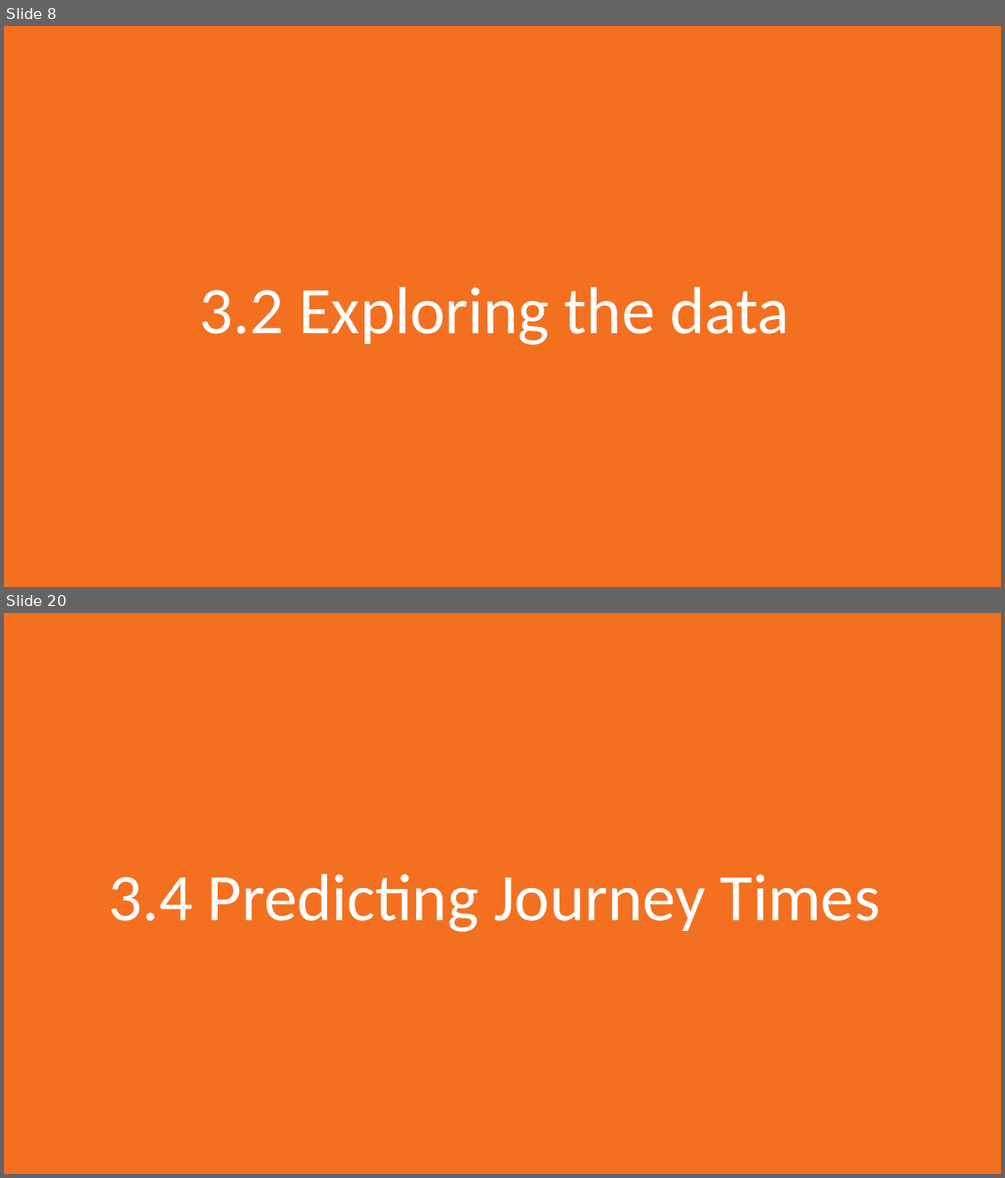
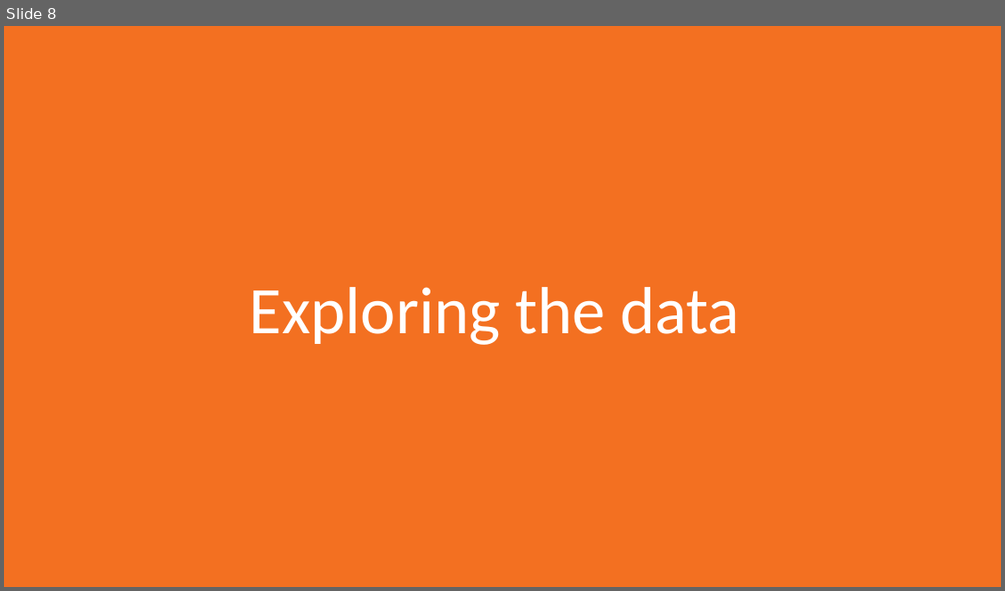
Before and after one commit to markstrefford/1.-Learning-Python-AI-by-Example, a slide deck: 3. Predicting Taxi Ride Duration/Slides/3.1.pptx. Shown one above the other, each under a label of ours: slides 8 and 20 before the commit, slide 8 after it; the slides between them are not shown. The pictures are 1005x1178 and 1005x591 pixels, drawn with LibreOffice and Linux fonts; fonts in the diff are those of the drawing. Boxes give left, top, right and bottom in pixels: in the first picture for what was removed or moved away, otherwise in the second. Text is boxed around its words. In the diff, an @@ line names an element or a change of style, - is before the commit and + after.

```diff
--- a/3. Predicting Taxi Ride Duration/Slides/3.1.pptx
+++ b/3. Predicting Taxi Ride Duration/Slides/3.1.pptx
@@ slide 20 removed at (x1=4, y1=613, x2=1001, y2=1174), background #F37021 @@
@@ title removed at (x1=109, y1=874, x2=880, y2=932) @@
-3.4 Predicting Journey Times
@@ slide 8 changed as well @@
@@ title at (x1=250, y1=287, x2=740, y2=345): text changed @@
-3.2 Exploring the data
+Exploring the data
```
Also in this commit, not shown: 15 other slides removed, 5 other files.
